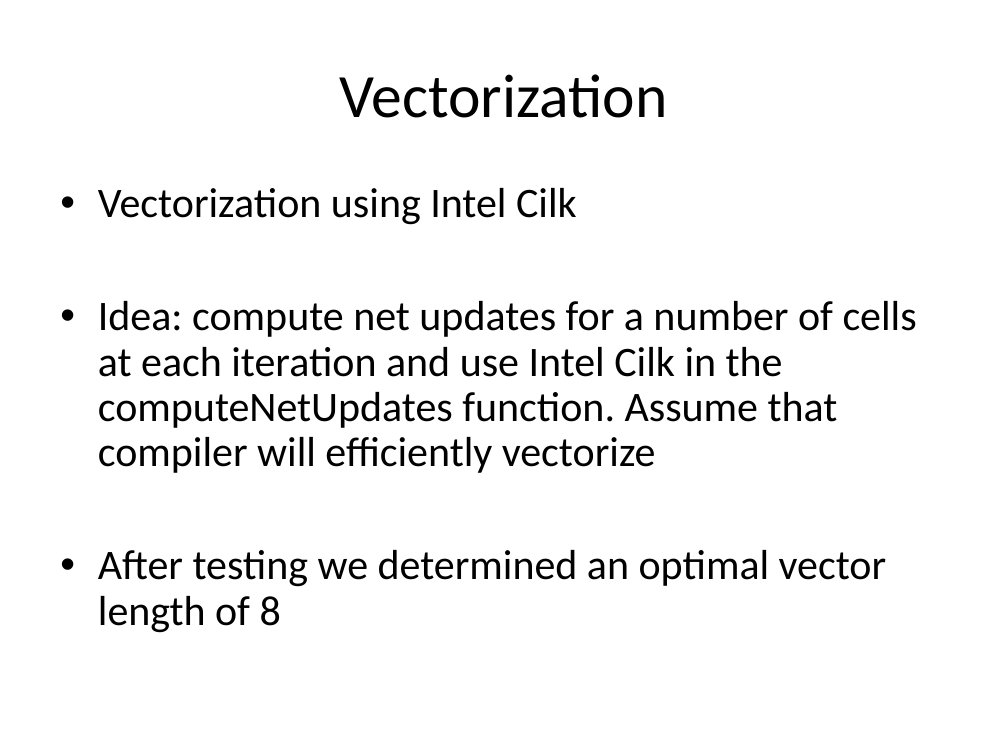
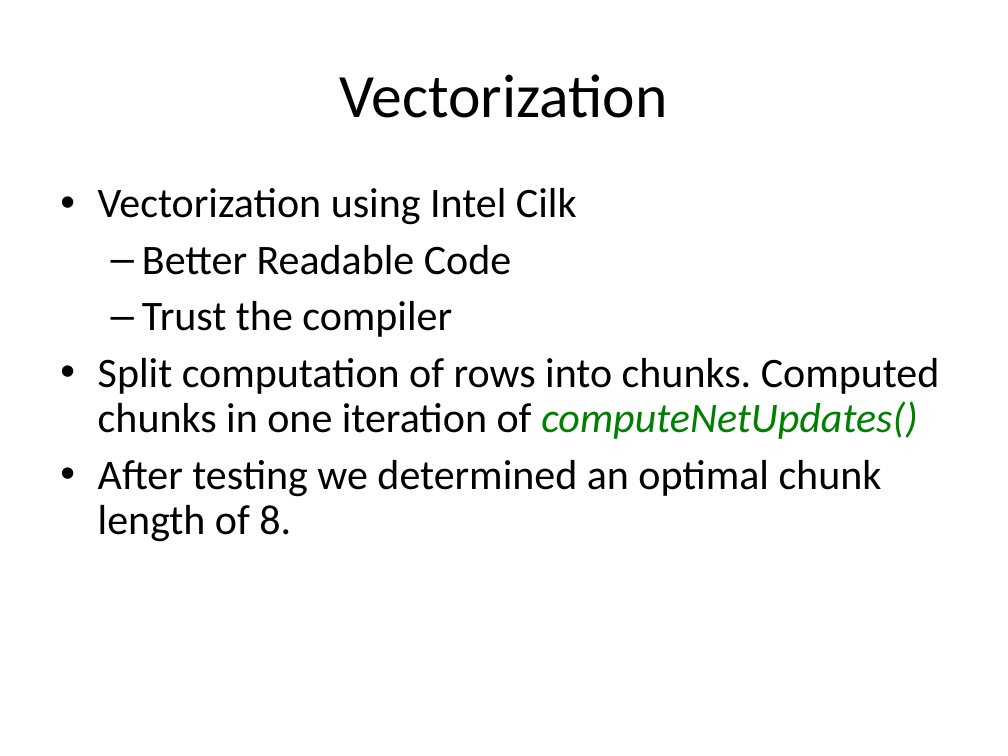
Before and after one commit to gauravk-in/hpc-lab-ws13, a slide deck: slide 5 of Project/FinalPresentaion/Presentation.ppt (slide 4 before the commit). Drawn at 1008x756 pixels with LibreOffice and Linux fonts; fonts in the diff are those of the drawing. Boxes give left, top, right and bottom in pixels: in the first picture for what was removed or moved away, otherwise in the second. Text is boxed around its words. In the diff, an @@ line names an element or a change of style, - is before the commit and + after.

```diff
--- a/Project/FinalPresentaion/Presentation.ppt
+++ b/Project/FinalPresentaion/Presentation.ppt
@@ text at (x1=98, y1=245, x2=940, y2=542): text changed @@
-• Idea: compute net updates for a number of cells at each iteration and use Intel Cilk in the computeNetUpdates function. Assume that compiler will efficiently vectorize
-• After testing we determined an optimal vector length of 8
+  – Better Readable Code
+  – Trust the compiler
+• Split computation of rows into chunks. Computed chunks in one iteration of computeNetUpdates()
+• After testing we determined an optimal chunk length of 8.
```
Also in this commit, not shown: 3 other slides changed, 8 slides added, 3 slides removed, 1 other file.
